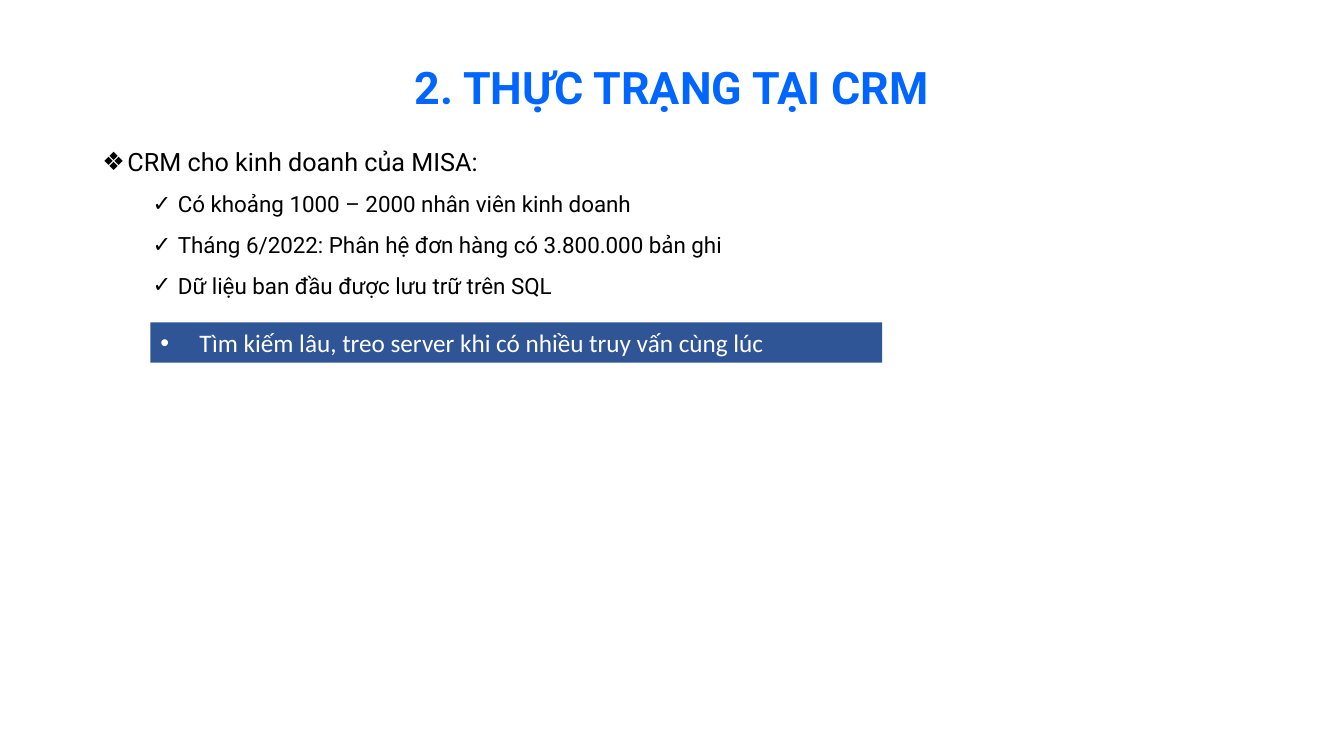
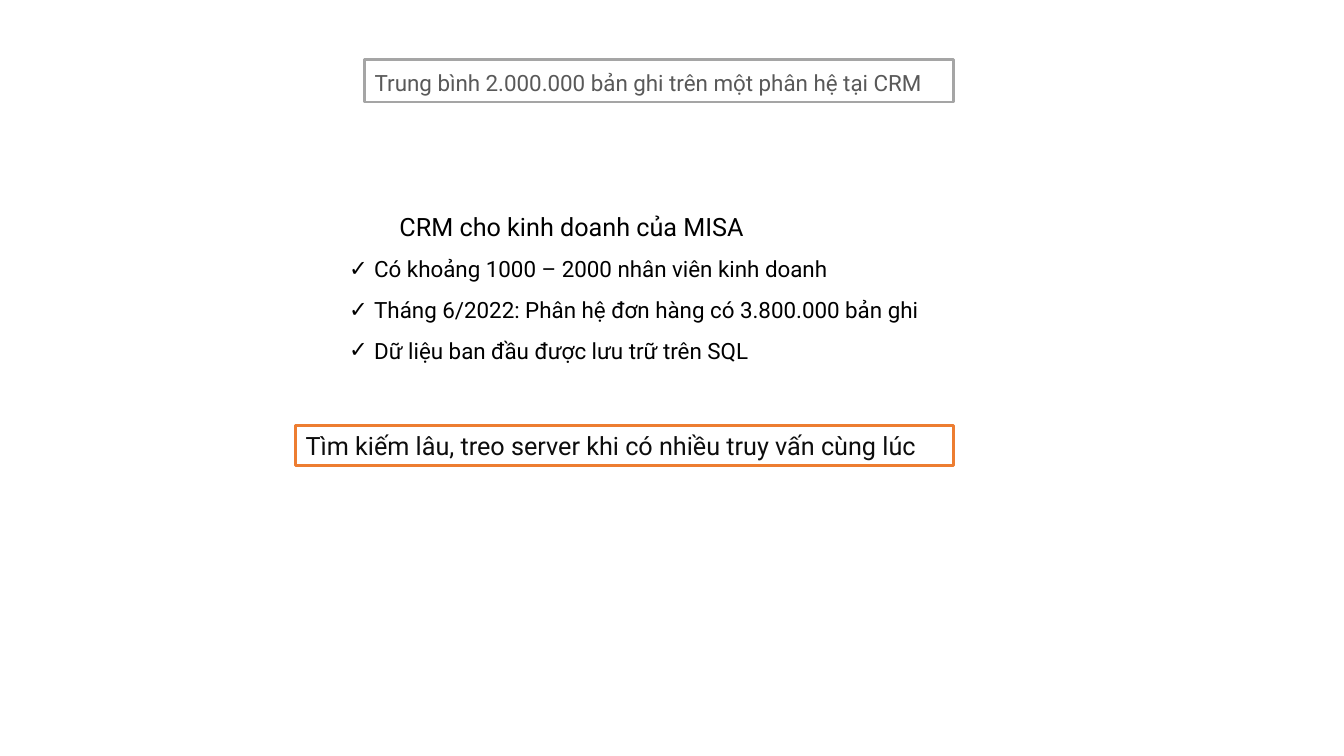
Before and after one commit to dna219/DreamChaserFromCRM, a slide deck: slide 9 of Dream-Chaser-From-CRM.pptx (slide 8 before the commit). Drawn at 1344x756 pixels with LibreOffice and Linux fonts; fonts in the diff are those of the drawing; background and template pictures are left out. Boxes give left, top, right and bottom in pixels: in the first picture for what was removed or moved away, otherwise in the second. Text is boxed around its words. In the diff, an @@ line names an element or a change of style, - is before the commit and + after.

```diff
--- a/Dream-Chaser-From-CRM.pptx
+++ b/Dream-Chaser-From-CRM.pptx
@@ rectangle added at [365,59,954,102], fill #FFFFFF, outline #A5A5A5 2 pt, 16 pt, text #595959 @@
+Trung bình 2.000.000 bản ghi trên một phân hệ tại CRM
@@ text removed at [414,70,929,113] @@
-2. THỰC TRẠNG TẠI CRM
@@ text "CRM cho kinh doanh của ...": place and size @@
-text "CRM cho kinh doanh của ..." at [127,150,721,298]
+text "CRM cho kinh doanh của ..." at [374,215,918,363]
@@ text at [399,215,743,237]: text changed @@
-❖ CRM cho kinh doanh của MISA:
+CRM cho kinh doanh của MISA
@@ rectangle "Tìm kiếm lâu, treo server ...": place and size @@
-rectangle "Tìm kiếm lâu, treo server ..." at [150,323,882,363]
+rectangle "Tìm kiếm lâu, treo server ..." at [295,425,954,466]
@@ rectangle "Tìm kiếm lâu, treo server ..." at [295,425,954,466]: font Calibri to Roboto, text colour #FFFFFF to #0D0D0D; bullet • to none; fill #2F5597 to #FFFFFF; outline none to #ED7D31 2 pt @@
```
Also in this commit, not shown: 7 other slides changed, 7 slides added, 5 slides removed.
